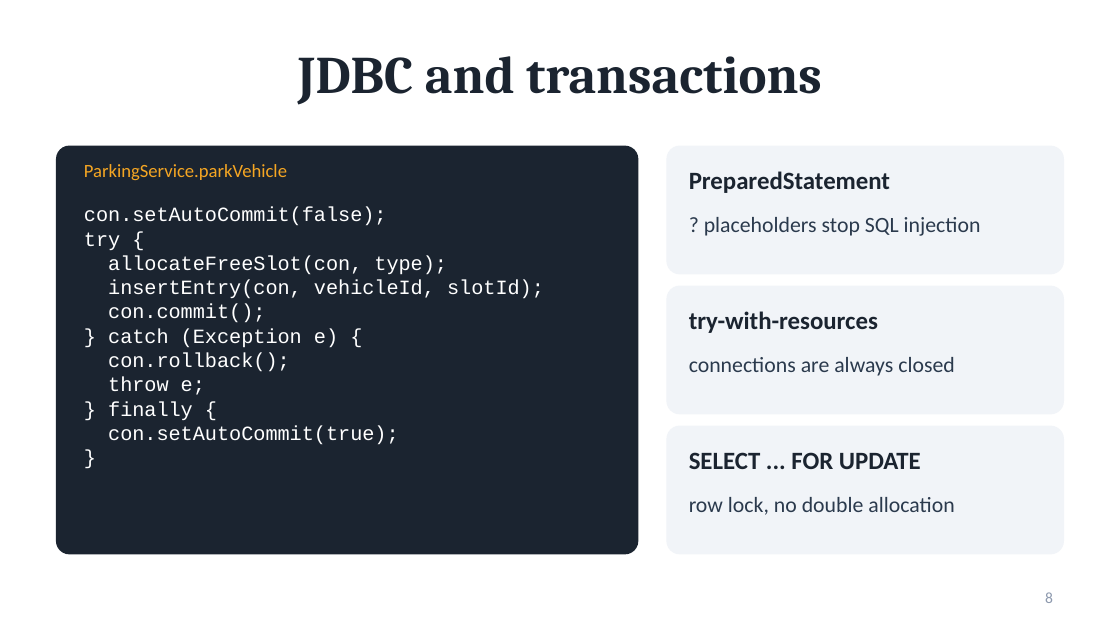
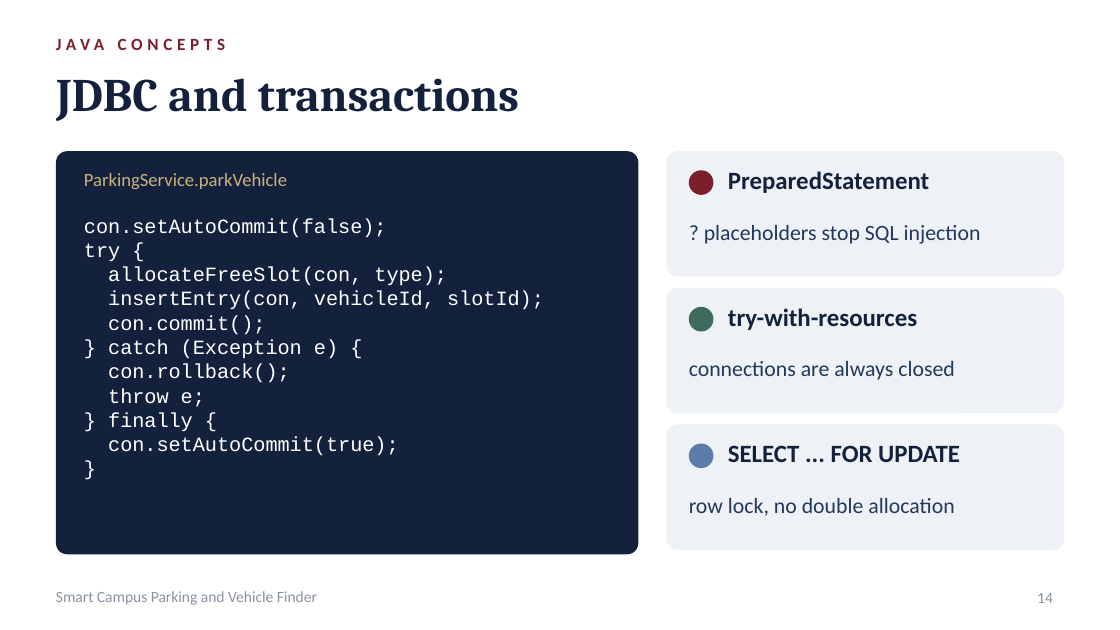
Before and after one commit to Harry-2007cmd/Java-Project, a slide deck: slide 14 of docs/Smart-Campus-Parking-Presentation.pptx (slide 8 before the commit). Drawn at 1120x630 pixels with LibreOffice and Linux fonts; fonts in the diff are those of the drawing. Boxes give left, top, right and bottom in pixels: in the first picture for what was removed or moved away, otherwise in the second. Text is boxed around its words. In the diff, an @@ line names an element or a change of style, - is before the commit and + after.

```diff
--- a/docs/Smart-Campus-Parking-Presentation.pptx
+++ b/docs/Smart-Campus-Parking-Presentation.pptx
@@ title "JDBC and transactions" moved from (x1=298, y1=56, x2=822, y2=105) to (x1=56, y1=78, x2=519, y2=121) @@
@@ title "JDBC and transactions" at (x1=56, y1=78, x2=519, y2=121): size 34 to 30 pt, text colour #1B2430 to #14213D; alignment centre to left @@
@@ text added at (x1=56, y1=38, x2=225, y2=50), 11 pt, text #7A1F2B, bold @@
+JAVA CONCEPTS
@@ rounded rectangle resized from (x1=56, y1=146, x2=638, y2=554) to (x1=56, y1=151, x2=638, y2=554) @@
@@ rounded rectangle at (x1=56, y1=151, x2=638, y2=554): fill #1B2430 to #14213D; proportions changed @@
@@ text "ParkingService.parkVehicle" moved from (x1=84, y1=164, x2=287, y2=180) to (x1=84, y1=173, x2=287, y2=189) @@
@@ text "ParkingService.parkVehicle" at (x1=84, y1=173, x2=287, y2=189): text colour #F5A623 to #C9B37A @@
@@ rounded rectangle moved from (x1=666, y1=146, x2=1064, y2=274) to (x1=666, y1=151, x2=1064, y2=277) @@
@@ fill #F1F4F8 to #EEF1F5; proportions changed in 3 elements at (x1=666, y1=288, x2=1064, y2=413), (x1=666, y1=424, x2=1064, y2=550), (x1=666, y1=151, x2=1064, y2=277) @@
@@ ellipse added at (x1=689, y1=170, x2=713, y2=195), fill #7A1F2B @@
@@ text "PreparedStatement" moved from (x1=689, y1=171, x2=890, y2=193) to (x1=728, y1=171, x2=929, y2=193) @@
@@ text "con.setAutoCommit(false);" moved from (x1=84, y1=207, x2=544, y2=445) to (x1=84, y1=218, x2=544, y2=456) @@
@@ text colour #2B3A4D to #22385C in 3 elements at (x1=689, y1=498, x2=954, y2=516), (x1=689, y1=361, x2=954, y2=380), (x1=704, y1=225, x2=981, y2=244) @@
@@ text "? placeholders stop SQL injection" moved from (x1=704, y1=217, x2=981, y2=236) to (x1=704, y1=225, x2=981, y2=244) @@
@@ ellipse added at (x1=689, y1=307, x2=713, y2=332), fill #3F6B5C @@
@@ text "try-with-resources" moved from (x1=689, y1=311, x2=878, y2=333) to (x1=728, y1=308, x2=917, y2=330) @@
@@ rounded rectangle moved from (x1=666, y1=426, x2=1064, y2=554) to (x1=666, y1=424, x2=1064, y2=550) @@
@@ ellipse added at (x1=689, y1=444, x2=713, y2=468), fill #5B7BA8 @@
@@ text colour #1B2430 to #14213D in 3 elements at (x1=728, y1=171, x2=929, y2=193), (x1=728, y1=308, x2=917, y2=330), (x1=728, y1=445, x2=960, y2=462) @@
@@ text "SELECT ... FOR UPDATE" moved from (x1=689, y1=452, x2=921, y2=469) to (x1=728, y1=445, x2=960, y2=462) @@
@@ text added at (x1=56, y1=591, x2=317, y2=605), 10 pt, text #8A93A3 @@
+Smart Campus Parking and Vehicle Finder
@@ page number at (x1=1037, y1=593, x2=1053, y2=603): text changed; text colour #8D99AE to #8A93A3 @@
-8
+14
```
Also in this commit, not shown: 4 other slides changed, 11 slides added, 8 slides removed, 1 other file.
